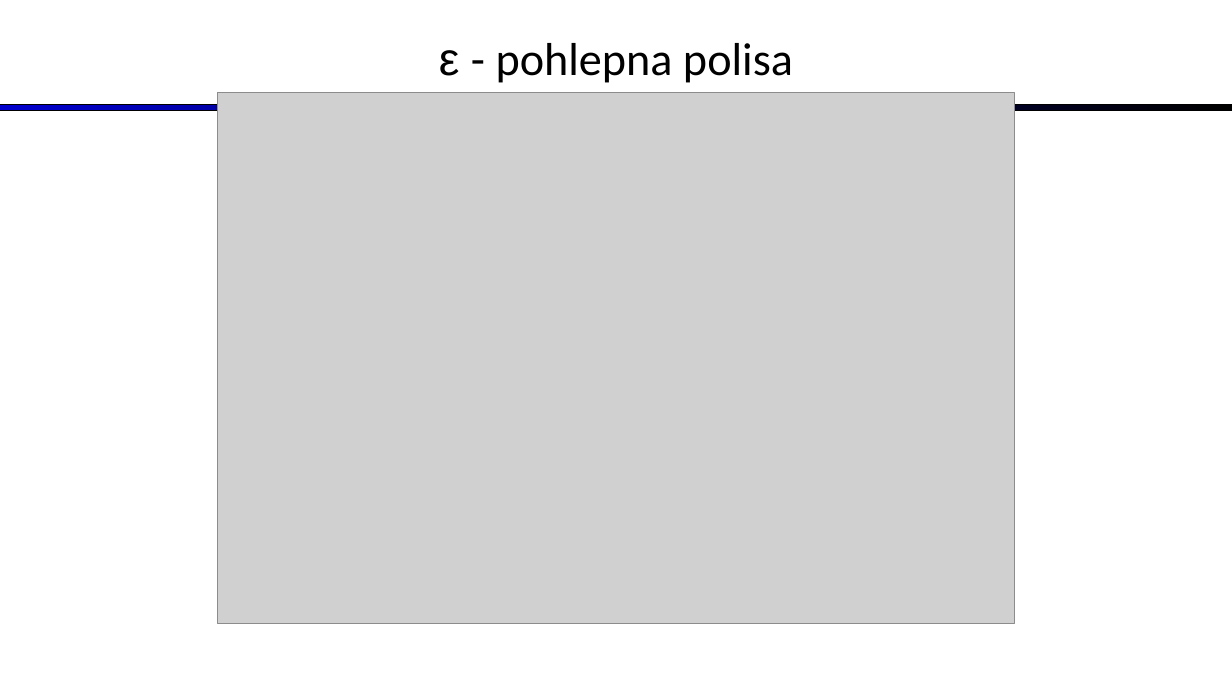
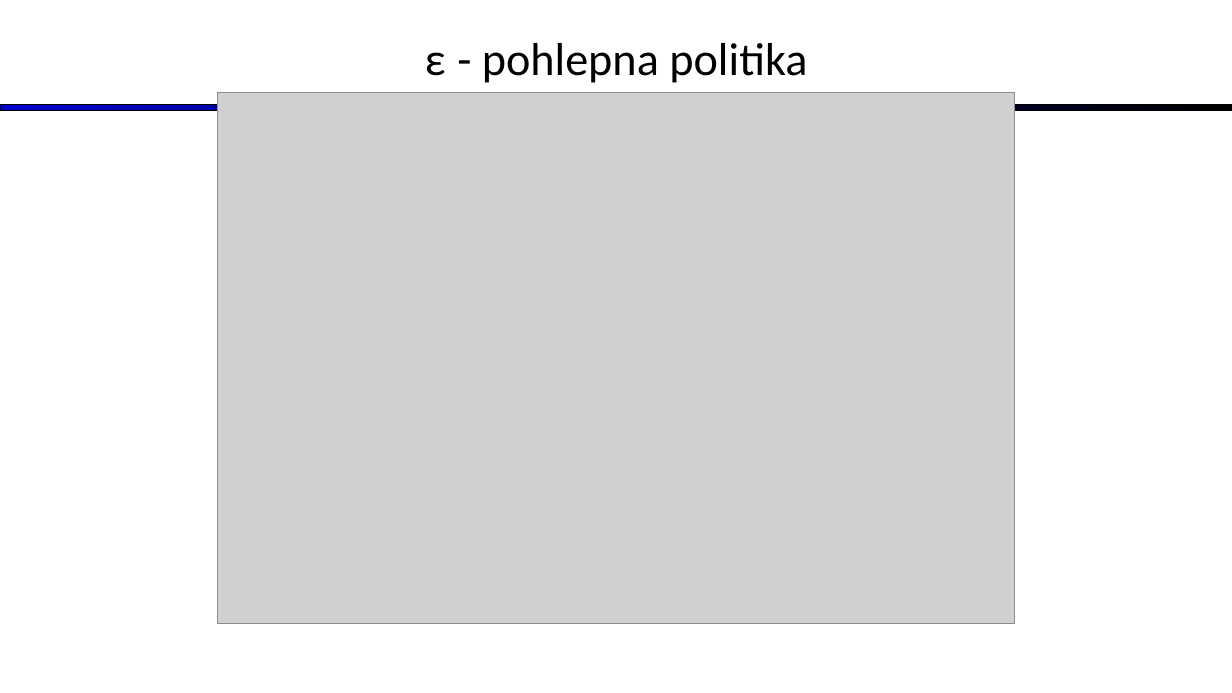
Before and after one commit to ozzy80/asynchronous_reinforcement_learning, a slide deck: slide 12 of prezentacija - skraceno.pptx. Drawn at 1232x693 pixels with LibreOffice and Linux fonts; fonts in the diff are those of the drawing; grey boxes stand for pictures. Boxes give left, top, right and bottom in pixels: in the first picture for what was removed or moved away, otherwise in the second. Text is boxed around its words. In the diff, an @@ line names an element or a change of style, - is before the commit and + after.

```diff
--- a/prezentacija - skraceno.pptx
+++ b/prezentacija - skraceno.pptx
@@ title at (425, 43, 807, 83): text changed @@
-ε - pohlepna polisa
+ε - pohlepna politika
```
Also in this commit, not shown: 23 other slides changed, 1 other file.
